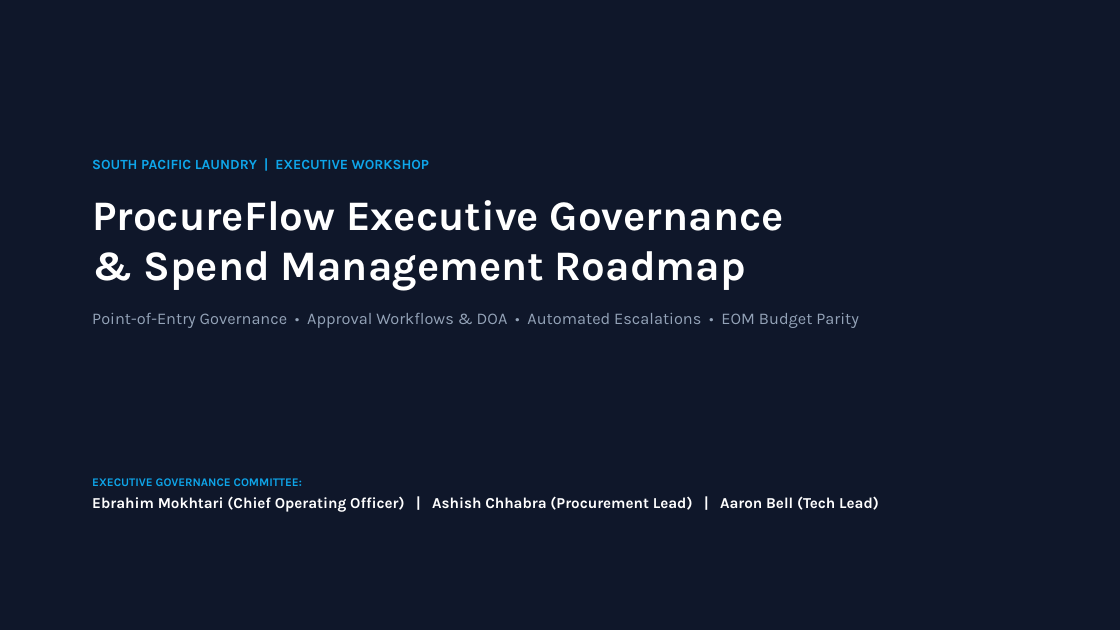
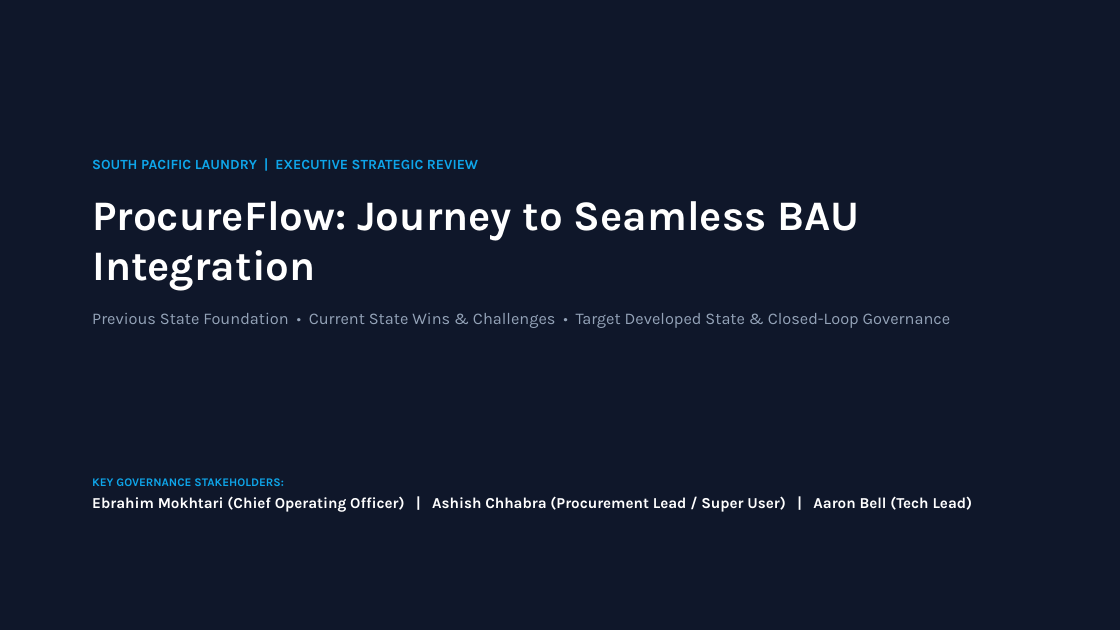
Before and after one commit to SPLGit-Project/ProcureFlow-App, a slide deck: slide 1 of docs/ProcureFlow_Executive_Roadmap.pptx. Drawn at 1120x630 pixels with LibreOffice and Linux fonts; fonts in the diff are those of the drawing. Boxes give left, top, right and bottom in pixels: in the first picture for what was removed or moved away, otherwise in the second. Text is boxed around its words. In the diff, an @@ line names an element or a change of style, - is before the commit and + after.

Commit message:
docs: restructure action plan & presentation into Previous -> Current -> Future BAU State model

```diff
--- a/docs/ProcureFlow_Executive_Roadmap.pptx
+++ b/docs/ProcureFlow_Executive_Roadmap.pptx
@@ text at bbox=[92, 159, 951, 328]: text changed; bold off @@
-SOUTH PACIFIC LAUNDRY | EXECUTIVE WORKSHOP
-ProcureFlow Executive Governance
-& Spend Management Roadmap
-Point-of-Entry Governance • Approval Workflows & DOA • Automated Escalations • EOM Budget Parity
+SOUTH PACIFIC LAUNDRY | EXECUTIVE STRATEGIC REVIEW
+ProcureFlow: Journey to Seamless BAU Integration
+Previous State Foundation • Current State Wins & Challenges • Target Developed State & Closed-Loop Governance
@@ text at bbox=[92, 478, 973, 512]: text changed @@
-EXECUTIVE GOVERNANCE COMMITTEE:
-Ebrahim Mokhtari (Chief Operating Officer) | Ashish Chhabra (Procurement Lead) | Aaron Bell (Tech Lead)
+KEY GOVERNANCE STAKEHOLDERS:
+Ebrahim Mokhtari (Chief Operating Officer) | Ashish Chhabra (Procurement Lead / Super User) | Aaron Bell (Tech Lead)
```
Also in this commit, not shown: 3 other slides changed, 6 slides added, 6 slides removed, 1 other file.
